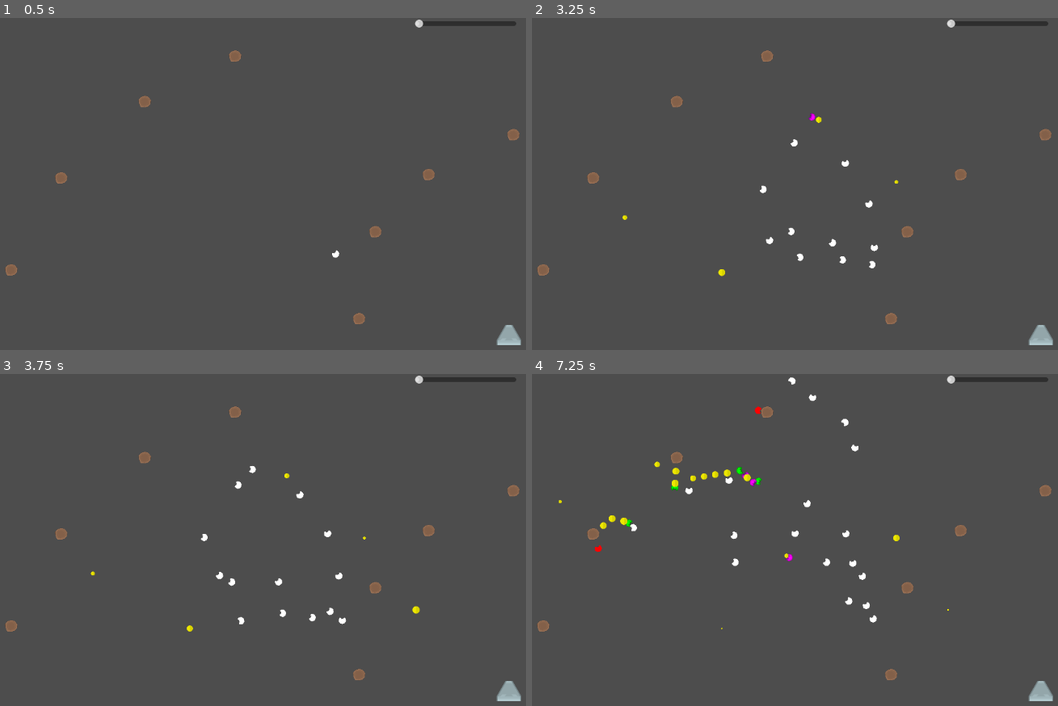
Above: before the commit, frames 1-4 (two rows, left to right).
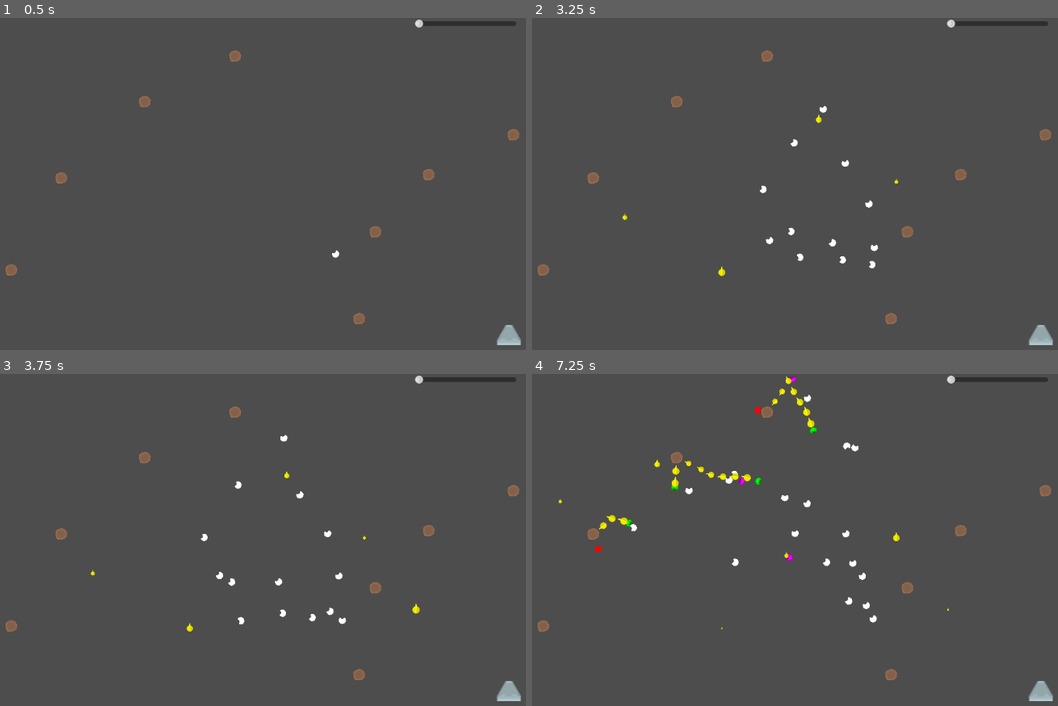
Above: after the commit, the same moments.

Repository: davidvgus/ants
Game: Godot game, scene res://Scenes/game.tscn
Same seed, same stepped clock (60 frames per second), same inputs: the game is played once before the commit and once after it.
Inputs (mouse positions are in pixels of both pictures, inside the frame that each line leads up to):
- Up to frame 1 (0.5 s): no input
- Up to frame 2 (3.25 s): move the mouse to (894, 180) at 0.52 s; tap 2 every 0.75 s from 0.6 to 2.85 s; click (894, 180) at 0.67 s; move the mouse to (626, 217) at 1.27 s; click (626, 217) at 1.42 s; move the mouse to (821, 120) at 2.02 s; click (821, 120) at 2.17 s; move the mouse to (721, 273) at 2.77 s; click (721, 273) at 2.92 s
- Up to frame 3 (3.75 s): move the mouse to (415, 609) at 3.52 s; tap 2 at 3.6 s; click (415, 609) at 3.67 s
- Up to frame 4 (7.25 s): move the mouse to (558, 500) at 4.27 s; tap 2 every 0.75 s from 4.35 to 6.6 s; click (558, 500) at 4.42 s; move the mouse to (784, 556) at 5.02 s; click (784, 556) at 5.17 s; move the mouse to (658, 463) at 5.77 s; click (658, 463) at 5.92 s; move the mouse to (894, 536) at 6.52 s; click (894, 536) at 6.67 s

Frame 1 is identical in both runs. In frame 2, less than 0.1% of the frame differs, in the area x 17-70%, y 26-76%; in frame 3, less than 0.1%; in frame 4, 0.6%, in the area x 5-80%, y 0-77%.

Commit message:
finally the ants are going the right way along the pheremone trail.

Diff:
--- a/Scenes/pheromone.tscn
+++ b/Scenes/pheromone.tscn
@@ -1,7 +1,8 @@
-[gd_scene load_steps=4 format=3 uid="uid://csbp24jcrqfot"]
+[gd_scene load_steps=5 format=3 uid="uid://csbp24jcrqfot"]
 
 [ext_resource type="Script" path="res://Scripts/pheromone.gd" id="1_nygsd"]
 [ext_resource type="Texture2D" uid="uid://bitpctxawbvbw" path="res://assets/images/spaceParts_080.png" id="1_tdqcn"]
+[ext_resource type="Texture2D" uid="uid://i2bp118wjkcd" path="res://assets/images/spaceMissiles_027.png" id="3_xiwkp"]
 
 [sub_resource type="CircleShape2D" id="CircleShape2D_levsg"]
 radius = 13.0
@@ -15,6 +16,11 @@
 [node name="Sprite2D" type="Sprite2D" parent="." groups=["pheremones"]]
 texture = ExtResource("1_tdqcn")
 
+[node name="Sprite2D2" type="Sprite2D" parent="Sprite2D"]
+position = Vector2(-1.19209e-07, -7)
+scale = Vector2(0.666667, 1)
+texture = ExtResource("3_xiwkp")
+
 [node name="CollisionShape2D" type="CollisionShape2D" parent="."]
 shape = SubResource("CircleShape2D_levsg")
 
--- a/Scripts/ant.gd
+++ b/Scripts/ant.gd
@@ -55,10 +55,11 @@
     #new_nav_point.connect("ant_entered", Callable(self, "_on_nav_point_entered"))
     get_parent().add_child(new_nav_point)
 
-func drop_pheromone():
+func drop_pheromone(angle: float):
     if can_drop_pheromone():
         var new_pheromone = pheromone.instantiate()
         new_pheromone.global_position = nozzle.global_position
+        new_pheromone.set_scent_direction(angle)
         get_parent().add_child(new_pheromone)
         last_pheromone_position = nozzle.global_position
 
--- a/Scripts/pheromone.gd
+++ b/Scripts/pheromone.gd
@@ -7,6 +7,7 @@
 var evaporation_rate: float = 10.0
 const MIN_RADIUS: float = 0.1
 const MAX_RADIUS: float = 10.0
+@onready var origin_direction: Vector2 = Vector2.ZERO
 
 func _ready() -> void:
     add_to_group("pheromones")
@@ -50,3 +51,11 @@
 
 static func get_max_radius() -> float:
     return MAX_RADIUS
+
+func set_scent_direction(rotation_angle: float) -> void:
+    rotation = rotation_angle - PI / 2
+    #print("pheromone.rotation: ", rotation)
+    pass
+
+func get_scent_direction() -> float:
+    return rotation
--- a/States/AntGoHome.gd
+++ b/States/AntGoHome.gd
@@ -30,14 +30,13 @@
         var target_point = ant.path[ant.path.size() - 1]
         var direction = (target_point - ant.global_position)
         ant.velocity = direction.normalized() * move_speed
-        ant.drop_pheromone()
-        #if direction.length() > 20:
-        #    ant.drop_pheromone()
+
+        print("ant.angle: ", rad_to_deg(ant.velocity.angle()))
+        ant.drop_pheromone(ant.velocity.angle())
 
         if direction.length() < 1:
             ant.path.remove_at(ant.path.size() - 1)
             if ant.path.size() == 0:
+                ant.current_food_target = null
+                #ant.last_pheromone_position = null
                 transitioned.emit(self, "AntIdle")
-
-#    if direction.length() < 10:
-#        transitioned.emit(self, "AntIdle")
--- a/States/AntInPheromone.gd
+++ b/States/AntInPheromone.gd
@@ -19,9 +19,9 @@
     pheromone = ant.current_pheromone
 
     if pheromone:
-        print("AntInPheromone: pheremone is there and ant is there")
-        ant.move_direction = (pheromone.global_position - ant.global_position).normalized()
+        var direction_from_rotation = Vector2.RIGHT.rotated(pheromone.rotation)
 
+        ant.move_direction = direction_from_rotation.rotated( - (PI / 2))
         ant.velocity = ant.move_direction * move_speed
         ant.current_pheromone = null
     else:
Binary file added: assets/images/spaceMissiles_027.png
Not shown, added: assets/images/spaceMissiles_027.png.import
